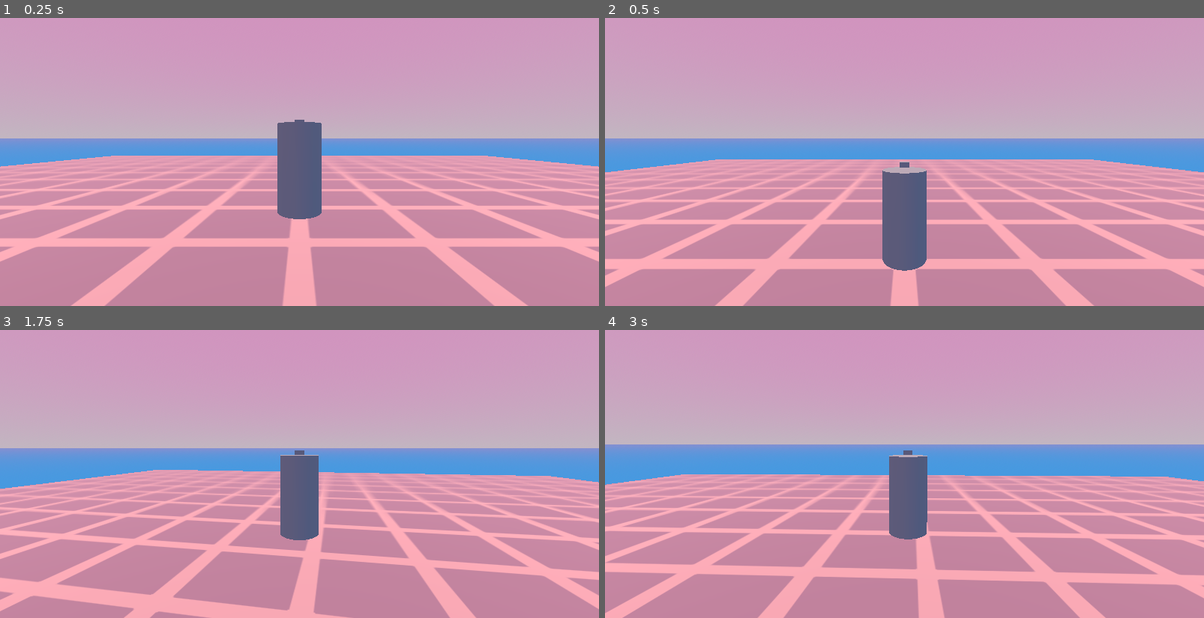
Above: before the commit, frames 1-4 (two rows, left to right).
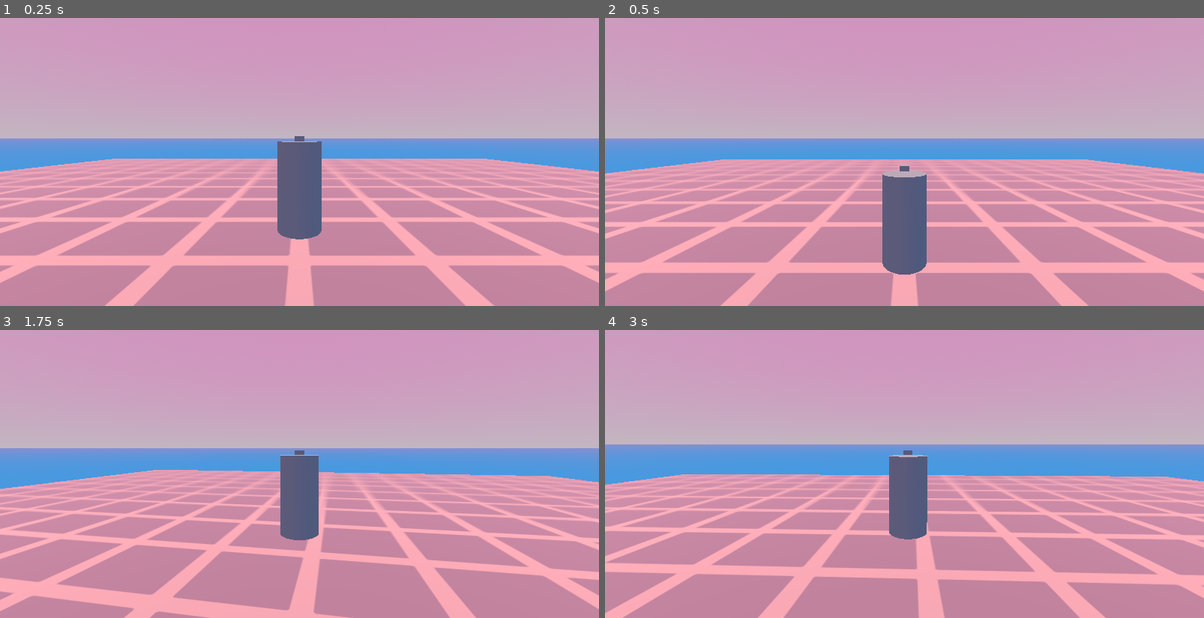
Above: after the commit, the same moments.

Repository: Althories/springstar
Game: Godot game, scene res://Scenes/Levels/main.tscn
Two runs of this game, one before a commit and one after it. Both use one fixed random seed, a clock stepped at 60 frames per second and the inputs below.
Inputs (mouse positions are in pixels of both pictures, inside the frame that each line leads up to):
- Up to frame 1 (0.25 s): no input
- Up to frame 2 (0.5 s): no input
- Up to frame 3 (1.75 s): move the mouse to (329, 448) at 0.52 s; press the mouse at (329, 448) at 0.53 s; hold W (move_forward) from 0.53 s (still down); tap Space (jump) at 0.77, 1.52 s; move the mouse to (269, 450) at 1.27 s; release the mouse at (269, 450) at 1.28 s; click (269, 450) at 1.35 s
- Up to frame 4 (3 s): keep holding W (move_forward); move the mouse to (916, 445) at 2.02 s; press the mouse at (916, 445) at 2.03 s; move the mouse to (898, 456) at 2.77 s; release the mouse at (898, 456) at 2.78 s; click (898, 456) at 2.85 s

The runs differ from the first frame. In frame 1, 20% of the frame differs, in the area x 0-100%, y 35-100%; in frame 2, 8.3%; in frame 3, less than 0.1%; in frame 4, less than 0.1%.

Commit message:
Changed default values for some camera variables

Diff:
--- a/Scripts/SpringCharacter/spring_script.gd
+++ b/Scripts/SpringCharacter/spring_script.gd
@@ -10,9 +10,9 @@
 
 var can_ground_bounce = true
 var charge_velocity = 0
-var camera_anchor = self.global_position
+var camera_anchor = Vector3(0, 2, 0)
 var slerp_y = 2.0
-var most_recent_groundpoint = self.global_position
+var most_recent_groundpoint = Vector3(0, 0, 0)
 
 func _ready():
 	Input.mouse_mode = Input.MOUSE_MODE_CAPTURED
